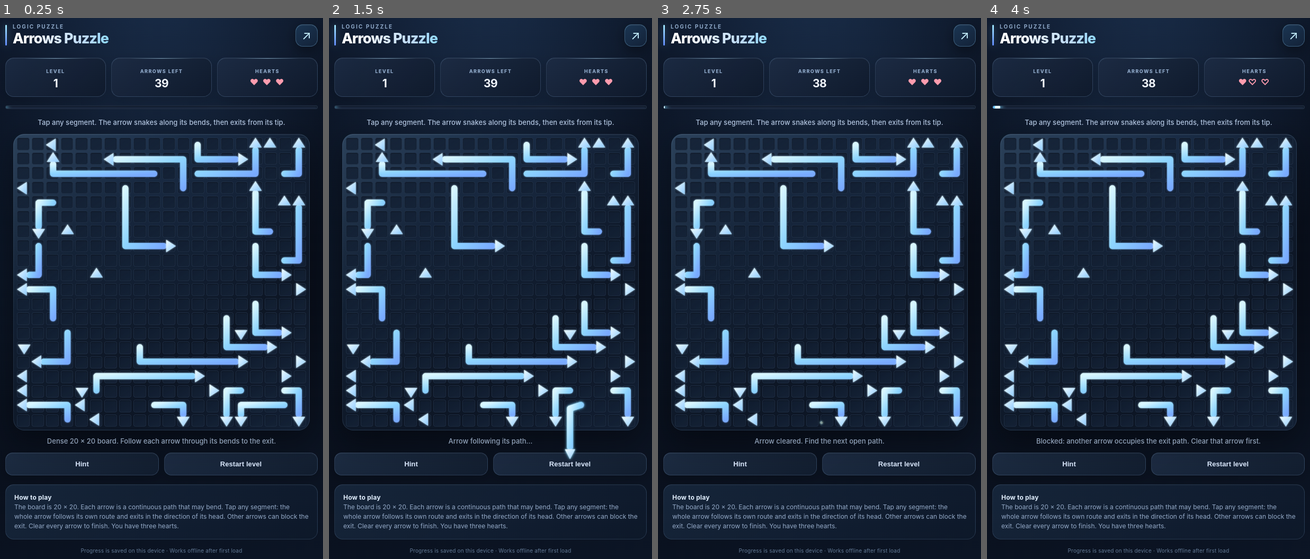
Above: before the commit, frames 1-4 (left to right).
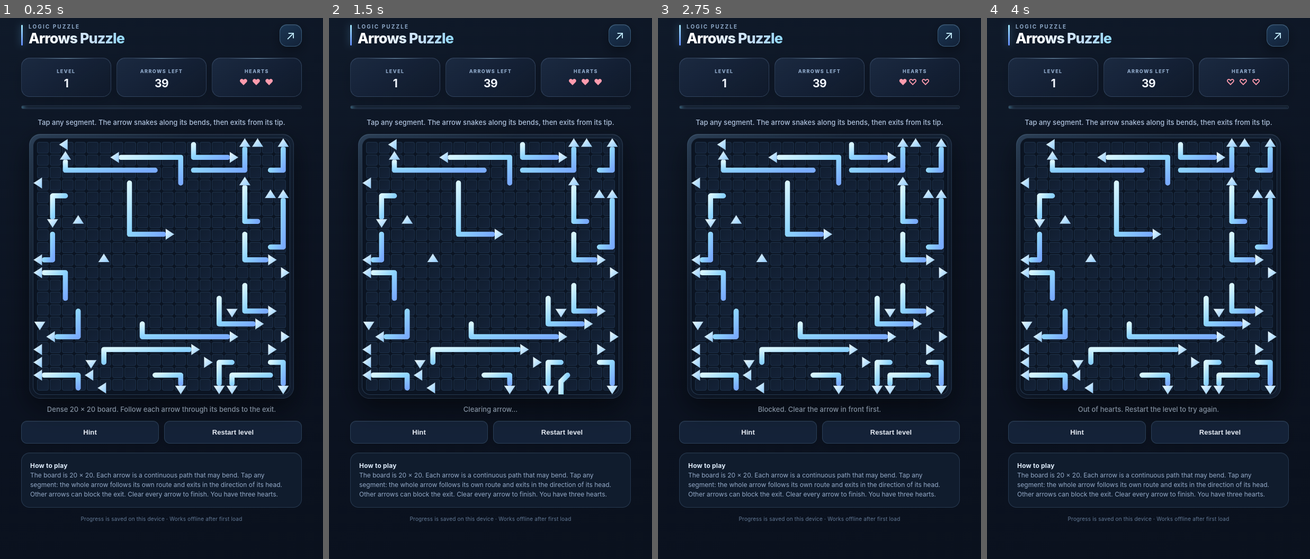
Above: after the commit, the same moments.

Repository: h8yw25v9m4-hue/arrows-puzzle
Game: browser game, page index.html
Two runs of this game, one before a commit and one after it. Both use one fixed random seed, a clock stepped at 60 frames per second and the inputs below.
Inputs (mouse positions are in pixels of both pictures, inside the frame that each line leads up to):
- Up to frame 1 (0.25 s): no input
- Up to frame 2 (1.5 s): click "Select ↓ arrow, 5 spaces long" at 1.27 s
- Up to frame 3 (2.75 s): click (890, 434) at 1.77 s, where only the run after the commit has a clickable "Restart level"; click (748, 434) at 1.87 s, where only the run after the commit has a clickable "Hint"; click "Select ↑ arrow, 9 spaces long" at 2.02 s; click "Select ← arrow, 5 spaces long" at 2.47 s
- Up to frame 4 (4 s): click "Select → arrow, 5 spaces long" at 3.07 s; click "Select → arrow, 9 spaces long" at 3.67 s

The runs differ from the first frame. In frame 1, 24% of the frame differs, in the area x 1-99%, y 0-100%; in frame 2, 24%; in frame 3, 24%; in frame 4, 24%.

Commit message:
Add files via upload

Diff:
--- a/index.html
+++ b/index.html
@@ -92,6 +92,29 @@
 @keyframes levelFlash{0%{opacity:0;background:#a7eaff00;box-shadow:inset 0 0 0 0 #a7eaff00}25%{opacity:1;background:#a7eaff14;box-shadow:inset 0 0 40px 8px #77d9ff55}100%{opacity:0;background:#a7eaff00;box-shadow:inset 0 0 0 0 #a7eaff00}}
 @keyframes nextPulse{0%,100%{box-shadow:0 5px 22px #65caff33}50%{box-shadow:0 5px 30px #65caff77,0 0 0 4px #65caff12}}
 @media(prefers-reduced-motion:reduce){*,*:before,*:after{animation-duration:.01ms!important;transition-duration:.01ms!important}}
+
+
+/* Version 15: restrained, high-contrast board and responsive controls */
+:root{color-scheme:dark;--bg:#0b1220;--panel:#111c2d;--tile:#142238;--line:#263950;--text:#e8eef7;--muted:#91a2b8;--accent:#78b9e8;--bad:#e47d83;--good:#7bc9a8}
+body{background:linear-gradient(160deg,#101b2b 0%,#0b1220 58%,#0a111d 100%);color:var(--text)}
+main{max-width:560px}
+.board-wrap{max-width:500px}
+.board{gap:2px;background:#0b1422;border:1px solid #263950;border-radius:16px;padding:7px;overflow:hidden;box-shadow:0 18px 44px #0004,inset 0 1px #ffffff08}
+.cell{border-radius:4px;background:#142238;border-color:#263950}
+.cell.empty{background:linear-gradient(145deg,#111e30,#142238);border-color:#1c3048;box-shadow:inset 0 1px 1px #ffffff05}
+.arrow-shape{stroke:url(#arrowGradient);stroke-width:40;filter:drop-shadow(0 1px 1px #0008)}
+.arrow-head{fill:url(#headGradient);stroke:#d7eaff;stroke-width:1;filter:drop-shadow(0 1px 1px #0008)}
+.arrow-hit{touch-action:manipulation}
+.board.is-animating .arrow-hit{pointer-events:none}
+.arrow-flight{filter:drop-shadow(0 2px 4px #68b5e866)}
+.progress{background:#1b2b40}
+.progress>div{background:#78b9e8;transition:width .16s linear}
+.btn{border:1px solid #2b4059;border-radius:11px;background:#142238;color:#e8eef7;transition:background .12s,border-color .12s}
+.btn.primary{background:#78b9e8;color:#0b1726;border-color:#78b9e8}
+.btn:active{filter:brightness(1.08)}
+.message{color:#a7b8cc}
+.help{background:#101c2d;border-color:#263950}
+@media(prefers-reduced-motion:reduce){*,*::before,*::after{animation-duration:.01ms!important;transition-duration:.01ms!important;scroll-behavior:auto!important}}
 
 </style>
 </head>
@@ -240,52 +263,108 @@
  }
  async function move(a){
    if(won||failed||animating||!a.alive)return;
-   if(isBlocked(a)){hearts--;say('Blocked: another arrow occupies the exit path. Clear that arrow first.');if(hearts<=0){failed=true;say('Out of hearts. Restart the level to try again.')}render();return}
+
+   const blocker=isBlocked(a);
+   if(blocker){
+     hearts=Math.max(0,hearts-1);
+     say(hearts===0?'Out of hearts. Restart the level to try again.':'Blocked. Clear the arrow in front first.');
+     if(hearts===0)failed=true;
+     render();
+     return;
+   }
+
+   const board=$('board'),svg=board.querySelector('svg'),ns='http://www.w3.org/2000/svg';
+   const originalLine=svg?.querySelector(`.arrow-shape[data-arrow-id="${a.id}"]`);
+   const originalHead=svg?.querySelector(`.arrow-head[data-arrow-id="${a.id}"]`);
+   if(!originalLine||!originalHead){
+     say('Arrow could not be selected. Try again.');
+     return;
+   }
+
+   // Lock input before starting any visual work. The board state and progress
+   // remain unchanged until the complete animation succeeds.
    animating=true;
-   const board=$('board'),svg=board.querySelector('svg'),ns='http://www.w3.org/2000/svg';
-   const originalLine=svg.querySelector(`.arrow-shape[data-arrow-id="${a.id}"]`);
-   const originalHead=svg.querySelector(`.arrow-head[data-arrow-id="${a.id}"]`);
-   if(!originalLine||!originalHead){animating=false;return}
-   const group=document.createElementNS(ns,'g');group.setAttribute('class','arrow-flight');
-   const line=originalLine.cloneNode(true),head=originalHead.cloneNode(true);
-   line.removeAttribute('data-arrow-id');head.removeAttribute('data-arrow-id');
-   group.append(line,head);svg.appendChild(group);
-   originalLine.style.opacity='0';originalHead.style.opacity='0';
-
-   // Cells are stored tail-to-head. Keep one cell-pitch of distance between
-   // successive body samples so the complete tail trails the moving head
-   // through the exact same bends without collapsing toward the tail.
-   const route=a.cells.map(([r,c])=>[50+c*100,50+r*100]);
-   const [dr,dc]=dirs[a.d],headPoint=route[route.length-1];
-   const exitSteps=(dc>0?N-a.c:dc<0?a.c+1:dr>0?N-a.r:a.r+1)+a.cells.length+2;
-   for(let i=1;i<=exitSteps;i++)route.push([headPoint[0]+dc*100*i,headPoint[1]+dr*100*i]);
-
-   const count=a.cells.length,bodyLength=(count-1)*100;
-   const duration=Math.min(2600,1000+(exitSteps+count)*35),started=performance.now();
-   say('Arrow following its path…');
-   await new Promise(resolve=>{
-     function frame(now){
-       const t=Math.min(1,(now-started)/duration);
-       const distance=t*(exitSteps+count+1)*100;
-       const pts=[];
-       for(let i=0;i<count;i++)pts.push(samplePolyline(route,i*100+distance));
-       const tip=samplePolyline(route,bodyLength+distance);
-
-       // Match the original rendering: end the shaft slightly before the
-       // tip, toward the preceding body segment, so it meets the arrowhead.
-       if(pts.length>1){
-         const prev=pts[pts.length-2],last=pts[pts.length-1];
-         pts[pts.length-1]=[last[0]+(prev[0]-last[0])*.34,last[1]+(prev[1]-last[1])*.34];
-       }
-       line.setAttribute('d',pts.map(([x,y],i)=>(i?'L ':'M ')+x+' '+y).join(' '));
-       head.setAttribute('points',polygonForHead(tip[0],tip[1],a.d).map(p=>p.join(',')).join(' '));
-       if(t<1)requestAnimationFrame(frame);else resolve();
+   board.classList.add('is-animating');
+   let group=null,completed=false;
+   try{
+     group=document.createElementNS(ns,'g');
+     group.setAttribute('class','arrow-flight');
+     const line=originalLine.cloneNode(true),head=originalHead.cloneNode(true);
+     line.removeAttribute('data-arrow-id');
+     head.removeAttribute('data-arrow-id');
+     group.append(line,head);
+     svg.appendChild(group);
+     originalLine.style.opacity='0';
+     originalHead.style.opacity='0';
+
+     // Preserve the arrow's complete shape: sample each body point at a
+     // fixed 100-unit interval behind the moving head along its route.
+     const route=a.cells.map(([r,c])=>[50+c*100,50+r*100]);
+     const [dr,dc]=dirs[a.d];
+     const [hr,hc]=a.cells[a.cells.length-1];
+     const headPoint=route[route.length-1];
+     const exitSteps=(dc>0?N-hc:dc<0?hc+1:dr>0?N-hr:hr+1)+2;
+     for(let i=1;i<=exitSteps;i++){
+       route.push([headPoint[0]+dc*100*i,headPoint[1]+dr*100*i]);
      }
-     requestAnimationFrame(frame);
-   });
-   sparkleBurst(a.d);a.alive=false;animating=false;
-   if(!arrows.some(x=>x.alive)){won=true;say('Level complete. All arrows escaped.');levelCelebration();level++;localStorage.setItem('arrows-level',String(level));$('next').style.display='block'}
-   else say('Arrow cleared. Find the next open path.');
+
+     const bodyLength=(a.cells.length-1)*100;
+     const travel=bodyLength+exitSteps*100;
+     const duration=Math.max(650,Math.min(1700,travel*1.05));
+     const started=performance.now();
+     say('Clearing arrow…');
+
+     await new Promise((resolve,reject)=>{
+       let frameId=0;
+       const tick=now=>{
+         try{
+           const t=Math.min(1,(now-started)/duration);
+           // Ease very slightly, without the slow start that makes taps feel laggy.
+           const eased=1-Math.pow(1-t,1.15);
+           const distance=eased*travel;
+           const pts=[];
+           for(let i=0;i<a.cells.length;i++){
+             pts.push(samplePolyline(route,distance+i*100));
+           }
+           const tip=samplePolyline(route,distance+bodyLength);
+           if(pts.length>1){
+             const prev=pts[pts.length-2],last=pts[pts.length-1];
+             pts[pts.length-1]=[last[0]+(prev[0]-last[0])*.34,last[1]+(prev[1]-last[1])*.34];
+           }
+           line.setAttribute('d',pts.map(([x,y],i)=>(i?'L ':'M ')+x+' '+y).join(' '));
+           head.setAttribute('points',polygonForHead(tip[0],tip[1],a.d).map(p=>p.join(',')).join(' '));
+           if(t<1)frameId=requestAnimationFrame(tick);
+           else resolve();
+         }catch(error){cancelAnimationFrame(frameId);reject(error)}
+       };
+       frameId=requestAnimationFrame(tick);
+     });
+
+     completed=true;
+   }catch(error){
+     console.error('Arrow animation failed:',error);
+     say('Animation interrupted. The arrow has not been cleared; try again.');
+   }finally{
+     if(group)group.remove();
+     originalLine.style.opacity='';
+     originalHead.style.opacity='';
+     board.classList.remove('is-animating');
+     animating=false;
+   }
+
+   // Commit exactly once, and only after the arrow has visibly exited.
+   if(!completed)return;
+   a.alive=false;
+   if(!arrows.some(x=>x.alive)){
+     won=true;
+     say('Level complete. All arrows escaped.');
+     levelCelebration();
+     level++;
+     localStorage.setItem('arrows-level',String(level));
+     $('next').style.display='block';
+   }else{
+     say('Arrow cleared. Find the next open path.');
+   }
    render();
  }
  function sparkleBurst(direction){
--- a/sw.js
+++ b/sw.js
@@ -1,5 +1,5 @@
-const CACHE="arrows-puzzle-v14";
+const CACHE="arrows-puzzle-v15";
 const FILES=["./","./index.html","./manifest.json","./icon-192.png","./icon-512.png"];
-self.addEventListener("install",e=>e.waitUntil(caches.open(CACHE).then(c=>c.addAll(FILES))));
-self.addEventListener("activate",e=>e.waitUntil(caches.keys().then(keys=>Promise.all(keys.filter(k=>k!==CACHE).map(k=>caches.delete(k))))));
+self.addEventListener("install",e=>e.waitUntil(caches.open(CACHE).then(c=>c.addAll(FILES)).then(()=>self.skipWaiting())));
+self.addEventListener("activate",e=>e.waitUntil(caches.keys().then(keys=>Promise.all(keys.filter(k=>k!==CACHE).map(k=>caches.delete(k)))).then(()=>self.clients.claim())));
 self.addEventListener("fetch",e=>{if(e.request.method==="GET")e.respondWith(caches.match(e.request).then(cached=>cached||fetch(e.request).then(res=>{const copy=res.clone();caches.open(CACHE).then(c=>c.put(e.request,copy));return res}).catch(()=>caches.match("./index.html"))));});
